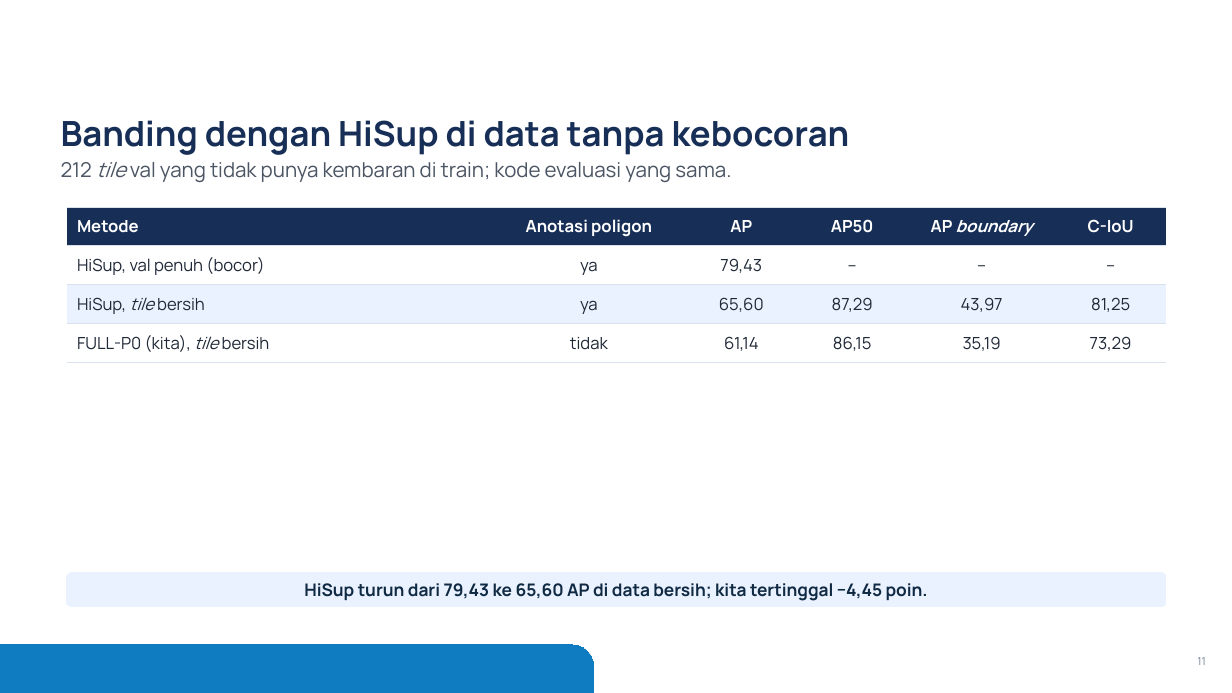
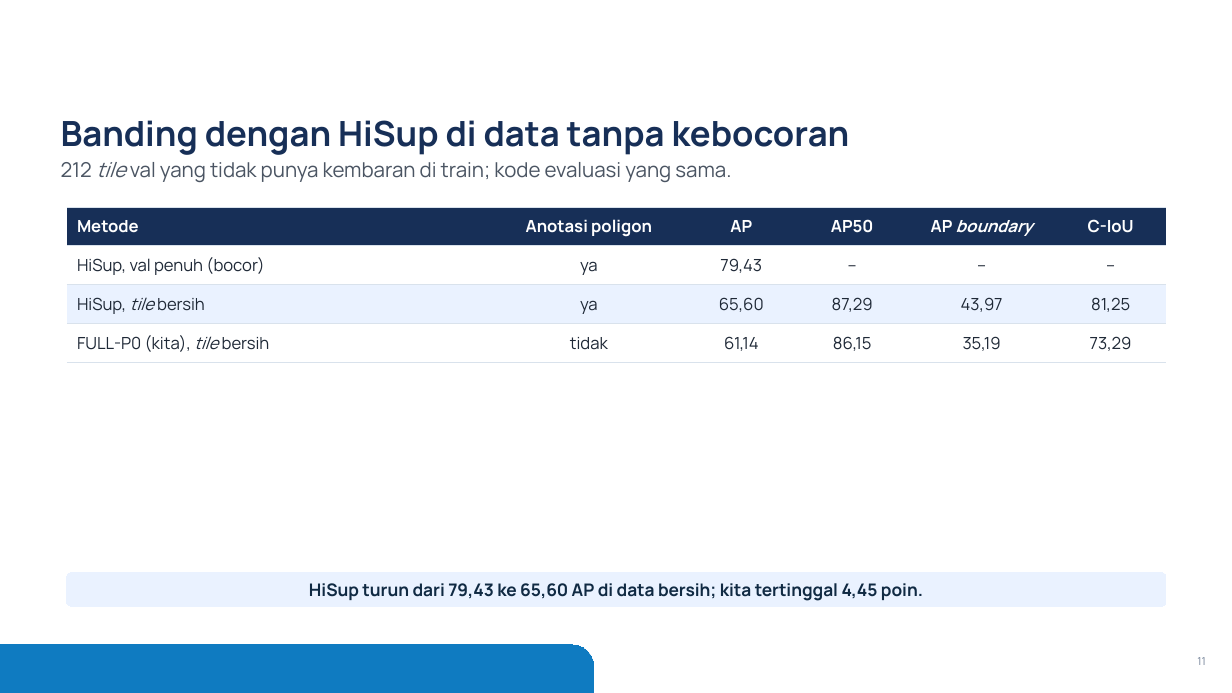
Before and after one commit to mahathirmuh/building-footprint-extraction, a slide deck: slide 11 of slides/densepoly.pptx. Drawn at 1232x693 pixels with LibreOffice and Linux fonts; fonts in the diff are those of the drawing; background and template pictures are left out. Boxes give left, top, right and bottom in pixels: in the first picture for what was removed or moved away, otherwise in the second. Text is boxed around its words. In the diff, an @@ line names an element or a change of style, - is before the commit and + after.

```diff
--- a/slides/densepoly.pptx
+++ b/slides/densepoly.pptx
@@ text in rounded rectangle at (309,583,923,601): text changed @@
-HiSup turun dari 79,43 ke 65,60 AP di data bersih; kita tertinggal −4,45 poin.
+HiSup turun dari 79,43 ke 65,60 AP di data bersih; kita tertinggal 4,45 poin.
```
Also in this commit, not shown: 2 other slides changed, 5 other files.
